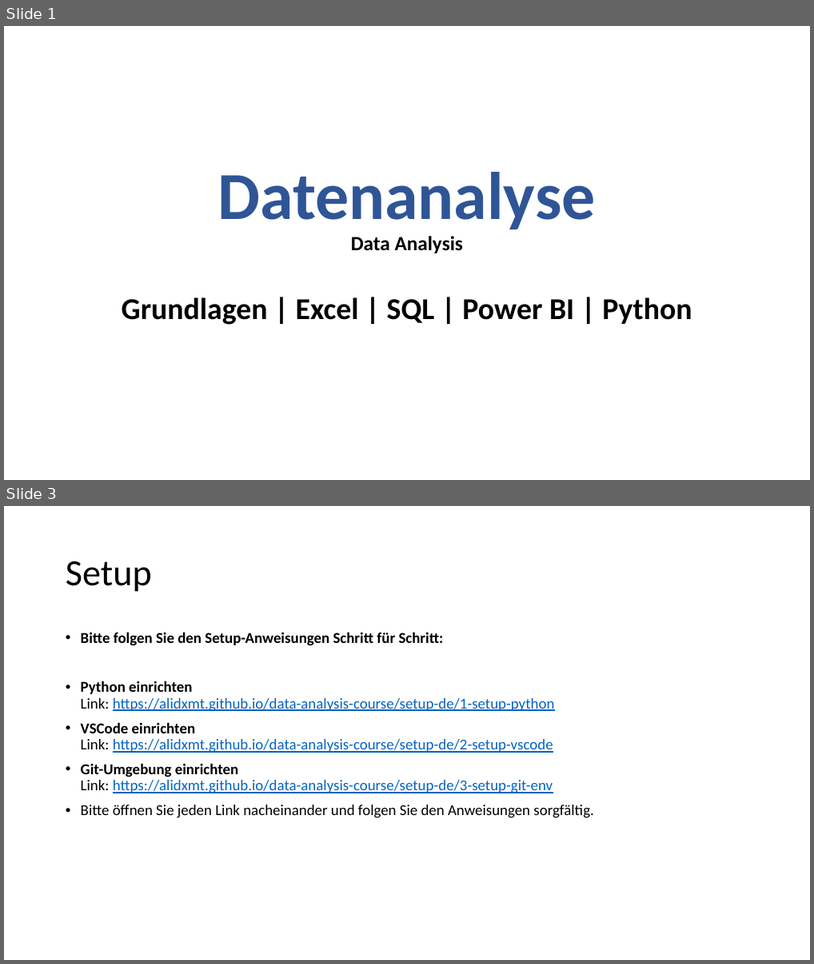
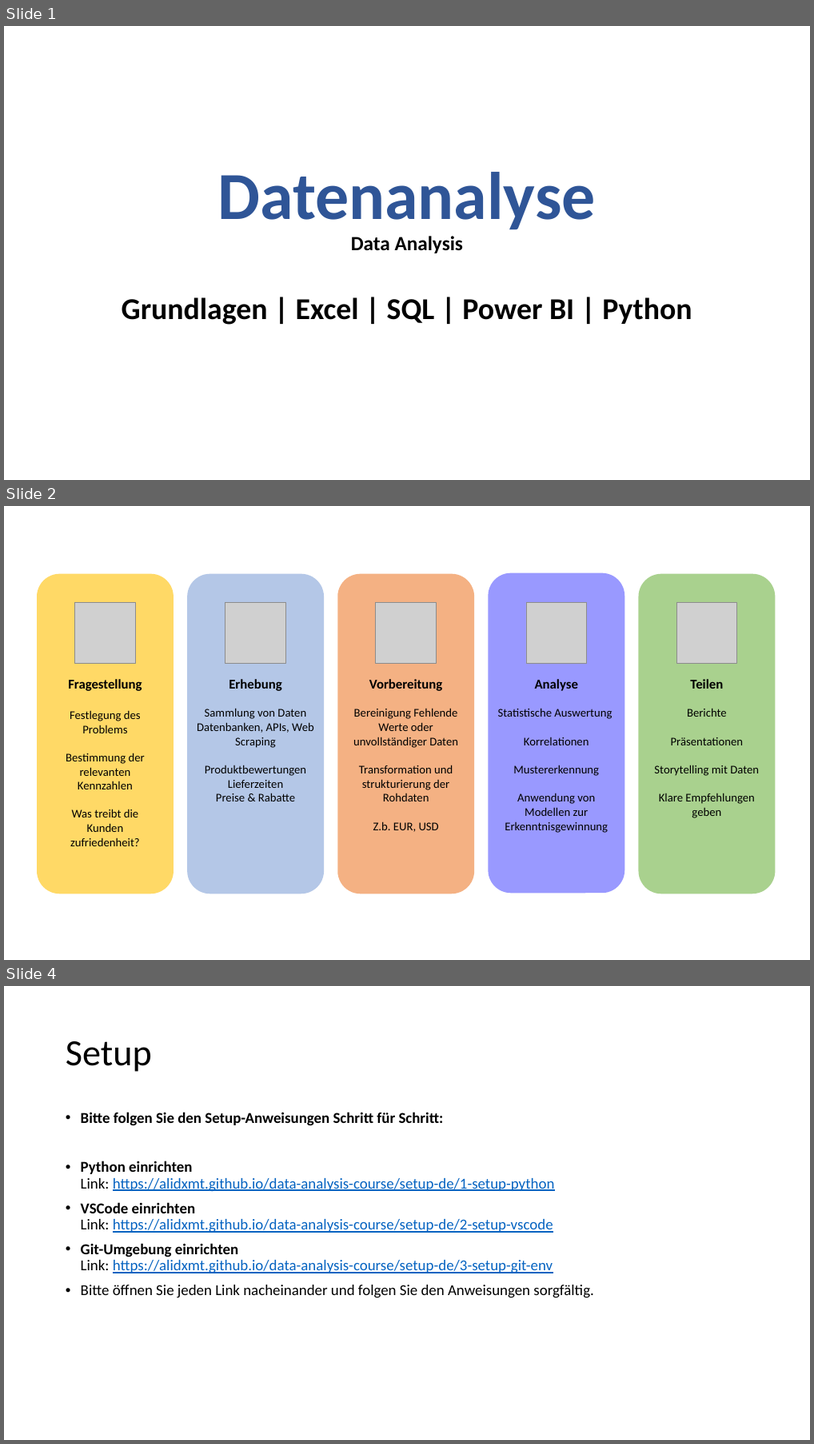
Before and after one commit to alidxmt/data-analysis-course, a slide deck: setup-de/Datenanalyse.pptx. Shown one above the other, each under a label of ours: slides 1 and 3 before the commit, slides 1, 2 and 4 after it; the slides between them are not shown. The pictures are 814x964 and 814x1444 pixels, drawn with LibreOffice and Linux fonts; fonts in the diff are those of the drawing; grey boxes stand for pictures. Boxes give left, top, right and bottom in pixels: in the first picture for what was removed or moved away, otherwise in the second. Text is boxed around its words. In the diff, an @@ line names an element or a change of style, - is before the commit and + after.

```diff
--- a/setup-de/Datenanalyse.pptx
+++ b/setup-de/Datenanalyse.pptx
@@ slide 2 added at [4,506,810,960], background #FFFFFF @@
@@ rounded rectangle added at [37,574,174,894], fill #FFD966 @@
@@ rounded rectangle added at [187,574,324,894], fill #B4C7E7 @@
@@ rounded rectangle added at [338,574,474,894], fill #F4B183 @@
@@ rounded rectangle added at [489,573,626,893], fill #9999FF @@
@@ rounded rectangle added at [639,574,776,894], fill #A9D18E @@
@@ picture added at [74,602,135,663] @@
@@ picture added at [226,602,286,663] @@
@@ picture added at [376,602,437,663] @@
@@ picture added at [526,602,587,663] @@
@@ picture added at [678,602,738,663] @@
@@ text added at [66,679,145,846], 14 pt, text #000000 @@
+Fragestellung
+Festlegung des Problems
+Bestimmung der relevanten Kennzahlen
+Was treibt die Kunden zufriedenheit?
@@ text added at [197,679,314,801], 14 pt, text #000000 @@
+Erhebung
+Sammlung von Daten
+Datenbanken, APIs, Web Scraping
+Produktbewertungen
+Lieferzeiten
+Preise & Rabatte
@@ text added at [354,679,458,832], 14 pt, text #000000 @@
+Vorbereitung
+Bereinigung Fehlende Werte oder unvollständiger Daten
+Transformation und strukturierung der Rohdaten
+Z.b. EUR, USD
@@ text added at [498,679,612,832], 14 pt, text #000000 @@
+Analyse
+Statistische Auswertung
+Korrelationen
+Mustererkennung
+Anwendung von Modellen zur
+Erkenntnisgewinnung
@@ text added at [654,679,759,818], 14 pt, text #000000 @@
+Teilen
+Berichte
+Präsentationen
+Storytelling mit Daten
+Klare Empfehlungen geben
@@ what was slide 3 is now slide 4 @@
```
Also in this commit, not shown: 1 other slide added, 1 slide removed, 2 other files.
